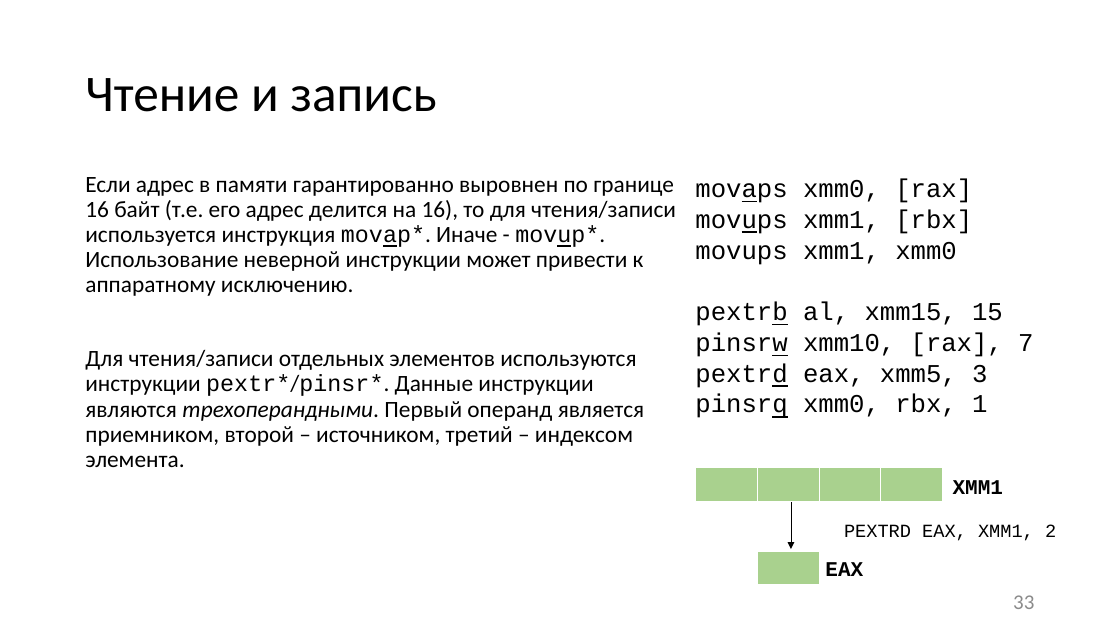
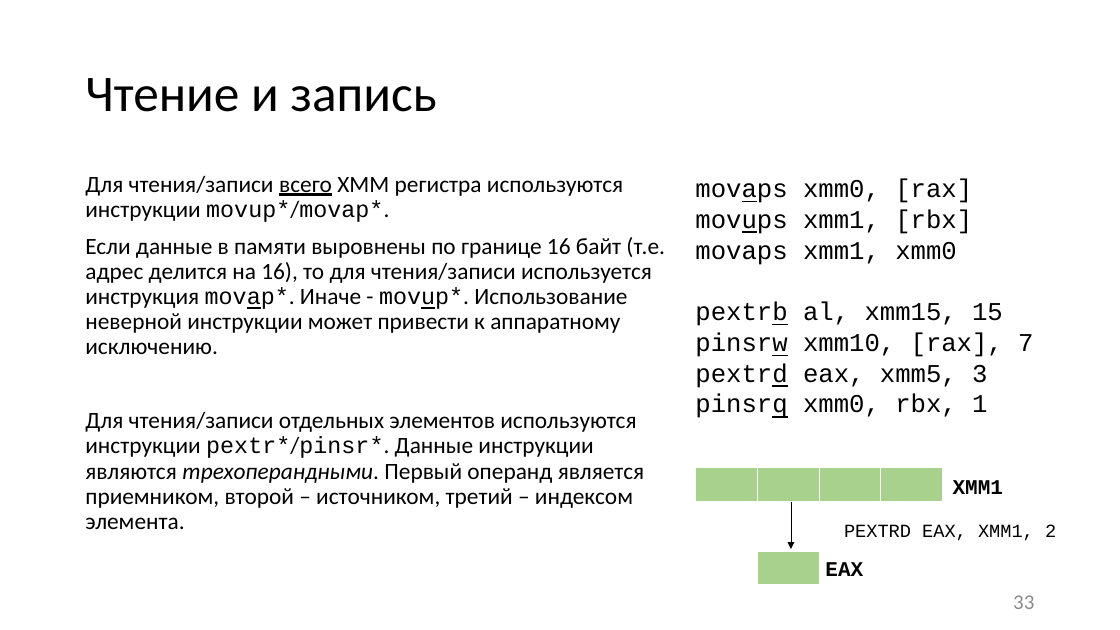
Before and after one commit to itsecd/low-level-programming, a slide deck: slide 33 of Lectures/2.FPU_and_SIMD/Lecture2.pptx. Drawn at 1120x630 pixels with LibreOffice and Linux fonts; fonts in the diff are those of the drawing. Boxes give left, top, right and bottom in pixels: in the first picture for what was removed or moved away, otherwise in the second. Text is boxed around its words. In the diff, an @@ line names an element or a change of style, - is before the commit and + after.

```diff
--- a/Lectures/2.FPU_and_SIMD/Lecture2.pptx
+++ b/Lectures/2.FPU_and_SIMD/Lecture2.pptx
@@ text at [85, 175, 665, 354]: text changed @@
-Если адрес в памяти гарантированно выровнен по границе 16 байт (т.е. его адрес делится на 16), то для чтения/записи используется инструкция movap*. Иначе - movup*. Использование неверной инструкции может привести к аппаратному исключению.
+Для чтения/записи всего XMM регистра используются инструкции movup*/movap*.
+Если данные в памяти выровнены по границе 16 байт (т.е. адрес делится на 16), то для чтения/записи используется инструкция movap*. Иначе - movup*. Использование неверной инструкции может привести к аппаратному исключению.
@@ text at [695, 242, 957, 265]: text changed @@
-movups xmm1, xmm0
+movaps xmm1, xmm0
```
Also in this commit, not shown: 18 other slides changed, 10 other files.
